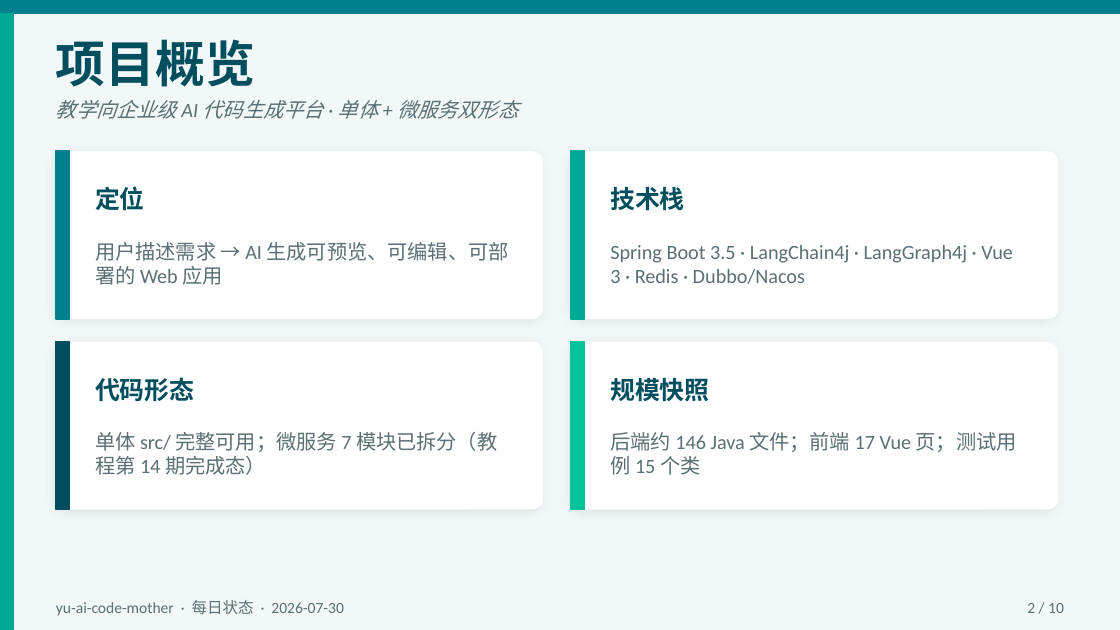
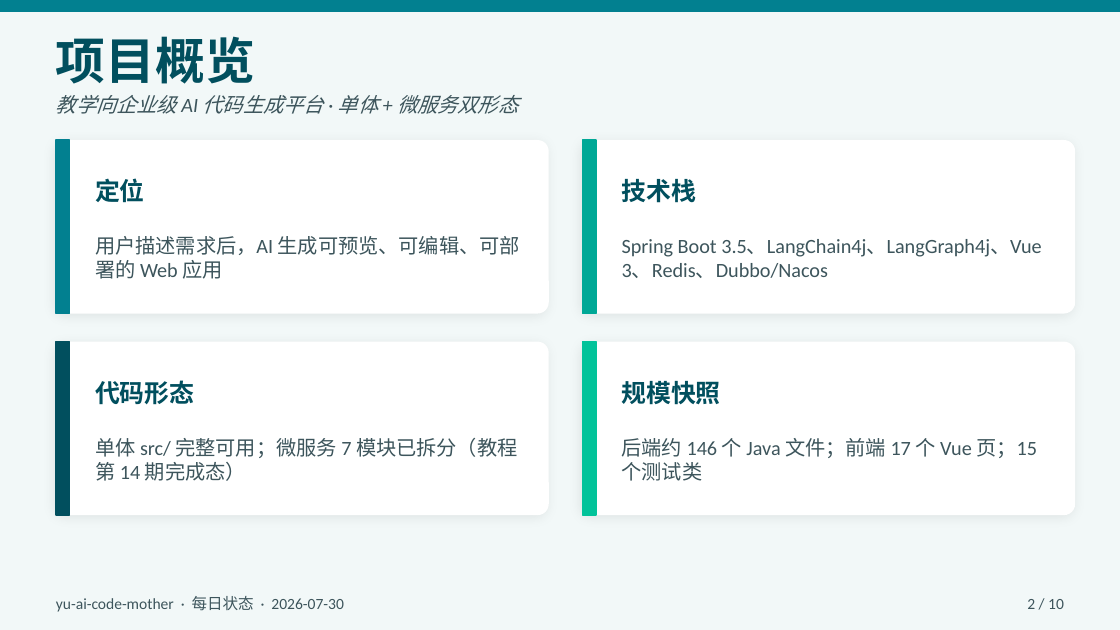
Before and after one commit to liyupi/yu-ai-code-mother, a slide deck: slide 2 of docs/reports/project-status-2026-07-30.pptx. Drawn at 1120x630 pixels with LibreOffice and Linux fonts; fonts in the diff are those of the drawing. Boxes give left, top, right and bottom in pixels: in the first picture for what was removed or moved away, otherwise in the second. Text is boxed around its words. In the diff, an @@ line names an element or a change of style, - is before the commit and + after.

```diff
--- a/docs/reports/project-status-2026-07-30.pptx
+++ b/docs/reports/project-status-2026-07-30.pptx
@@ rectangle removed at [0,13,13,629] @@
@@ rounded rectangle: place and size @@
-rounded rectangle at [56,151,543,319]
+rounded rectangle at [56,140,549,314]
@@ rectangle: place and size @@
-rectangle at [56,151,69,319]
+rectangle at [56,140,69,314]
@@ proportions changed in 4 elements at [56,342,549,515], [56,140,549,314], [582,342,1075,515], [582,140,1075,314] @@
@@ rounded rectangle: place and size @@
-rounded rectangle at [571,151,1058,319]
+rounded rectangle at [582,140,1075,314]
@@ rectangle: place and size @@
-rectangle at [571,151,585,319]
+rectangle at [582,140,596,314]
@@ text "定位": place and size @@
-text "定位" at [95,186,145,211]
+text "定位" at [95,178,145,203]
@@ text "技术栈": place and size @@
-text "技术栈" at [610,187,684,211]
+text "技术栈" at [622,179,696,203]
@@ text at [95,236,520,279]: text changed; text colour #5A6F76 to #3D555C @@
-用户描述需求 → AI 生成可预览、可编辑、可部署的 Web 应用
+用户描述需求后，AI 生成可预览、可编辑、可部署的 Web 应用
@@ text at [622,239,1041,278]: text changed; text colour #5A6F76 to #3D555C @@
-Spring Boot 3.5 · LangChain4j · LangGraph4j · Vue 3 · Redis · Dubbo/Nacos
+Spring Boot 3.5、LangChain4j、LangGraph4j、Vue 3、Redis、Dubbo/Nacos
@@ rounded rectangle: place and size @@
-rounded rectangle at [56,342,543,510]
+rounded rectangle at [56,342,549,515]
@@ rectangle: place and size @@
-rectangle at [56,342,69,510]
+rectangle at [56,342,69,515]
@@ rounded rectangle: place and size @@
-rounded rectangle at [571,342,1058,510]
+rounded rectangle at [582,342,1075,515]
@@ rectangle: place and size @@
-rectangle at [571,342,585,510]
+rectangle at [582,342,596,515]
@@ text "规模快照": place and size @@
-text "规模快照" at [610,378,709,401]
+text "规模快照" at [622,381,721,404]
@@ text colour #5A6F76 to #3D555C in 4 elements at [56,596,343,612], [1027,599,1064,609], [56,95,518,114], [95,438,517,481] @@
@@ text at [622,438,1037,481]: text changed; text colour #5A6F76 to #3D555C @@
-后端约 146 Java 文件；前端 17 Vue 页；测试用例 15 个类
+后端约 146 个 Java 文件；前端 17 个 Vue 页；15 个测试类
```
Also in this commit, not shown: 9 other slides changed.
